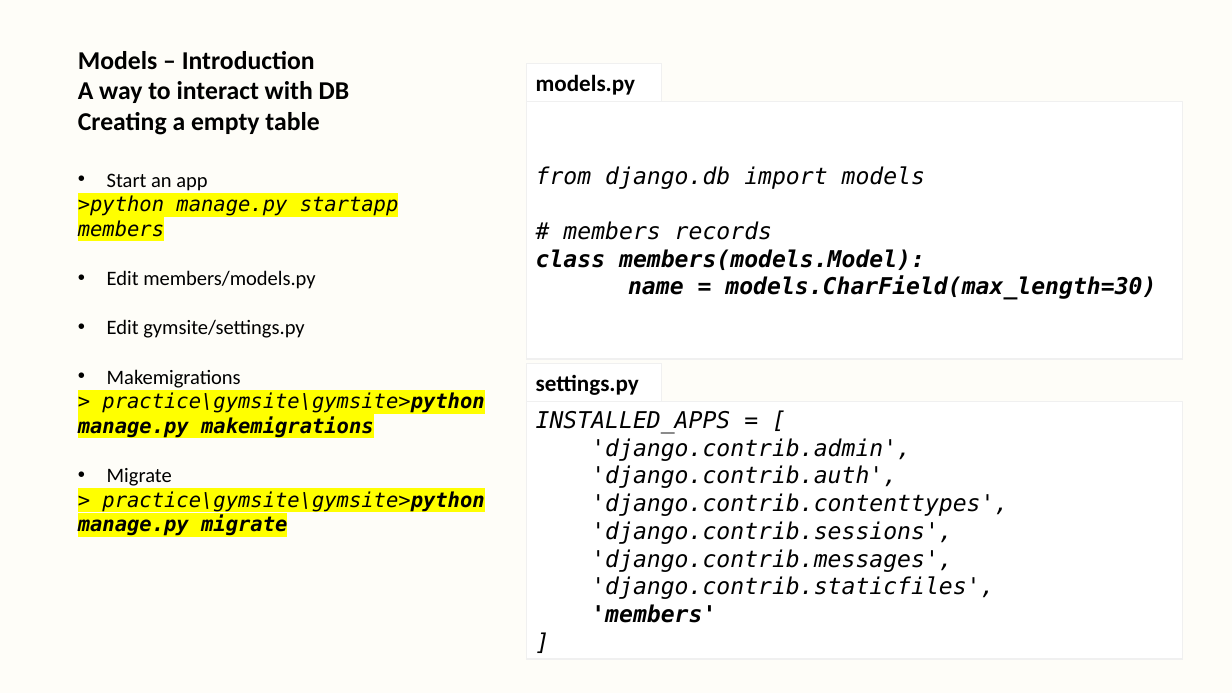
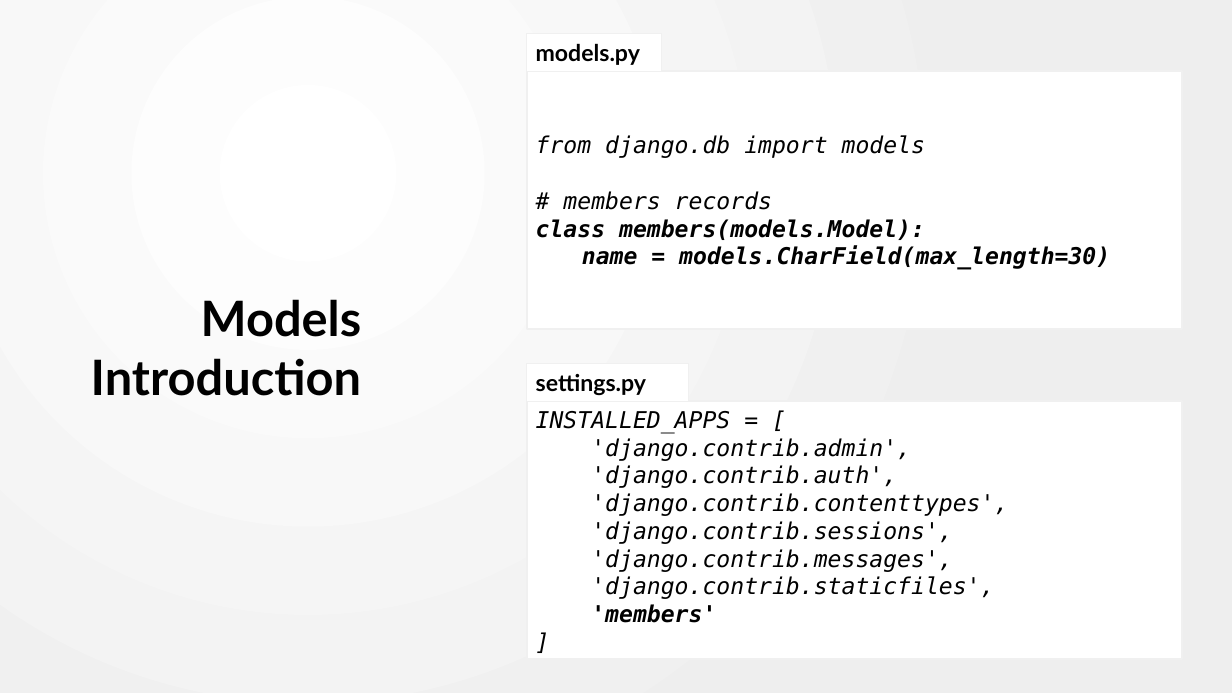
Before and after one commit to dharaneya/gym_web_app, a slide deck: slide 15 of practical_notes.pptx (slide 12 before the commit). Drawn at 1232x693 pixels with LibreOffice and Linux fonts; fonts in the diff are those of the drawing. Boxes give left, top, right and bottom in pixels: in the first picture for what was removed or moved away, otherwise in the second. Text is boxed around its words. In the diff, an @@ line names an element or a change of style, - is before the commit and + after.

```diff
--- a/practical_notes.pptx
+++ b/practical_notes.pptx
@@ background #FEFDF8 to gradient #FFFFFF to #EEEEEE @@
@@ text removed at [78, 51, 484, 536] @@
-Models – Introduction
-A way to interact with DB
-Creating a empty table
-• Start an app
->python manage.py startapp members
-• Edit members/models.py
-• Edit gymsite/settings.py
-• Makemigrations
-> practice\gymsite\gymsite>python manage.py makemigrations
-• Migrate
-> practice\gymsite\gymsite>python manage.py migrate
@@ rectangle "models.py" at [527, 34, 662, 71]: font Calibri to Lato @@
@@ rectangle "models.py": place and size @@
-rectangle "models.py" at [527, 64, 662, 101]
+rectangle "models.py" at [527, 34, 662, 71]
@@ rectangle "from django.db import models" at [527, 71, 1183, 329]: outline #F0F0F0 1 pt to #F0F0F0 1.5 pt @@
@@ rectangle "from django.db import models": place and size @@
-rectangle "from django.db import models" at [527, 102, 1183, 360]
+rectangle "from django.db import models" at [527, 71, 1183, 329]
@@ title added at [91, 299, 362, 396], 38 pt, text #000000, bold @@
+Models Introduction
@@ rectangle "settings.py": place and size @@
-rectangle "settings.py" at [527, 364, 662, 401]
+rectangle "settings.py" at [527, 364, 689, 401]
@@ rectangle "settings.py" at [527, 364, 689, 401]: font Calibri to Lato @@
@@ rectangle "INSTALLED_APPS = [" at [527, 401, 1183, 659]: outline #F0F0F0 1 pt to #F0F0F0 1.5 pt @@
```
Also in this commit, not shown: 13 other slides changed, 9 slides added, 1 other file.
